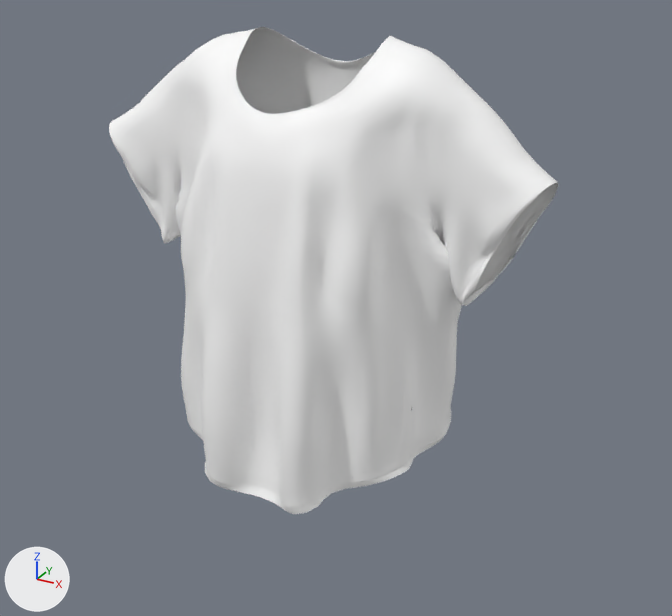
The glTF model public/3d/avatar/MEN/Body/Petite/Sizes/Tshirt/Petite_Tshirt_XL.glb as it was, and as the next commit left it.
Before and after are seen from a 50 mm camera at (13.21, -21.93, 32.01) aimed at (0.85, 0.54, 20.77). Arrows for +X, +Y and +Z are at lower left; the lights stay in place. Vertices at the same position are counted once.

The first picture shows 'TShirt_for_Genesis.008'.
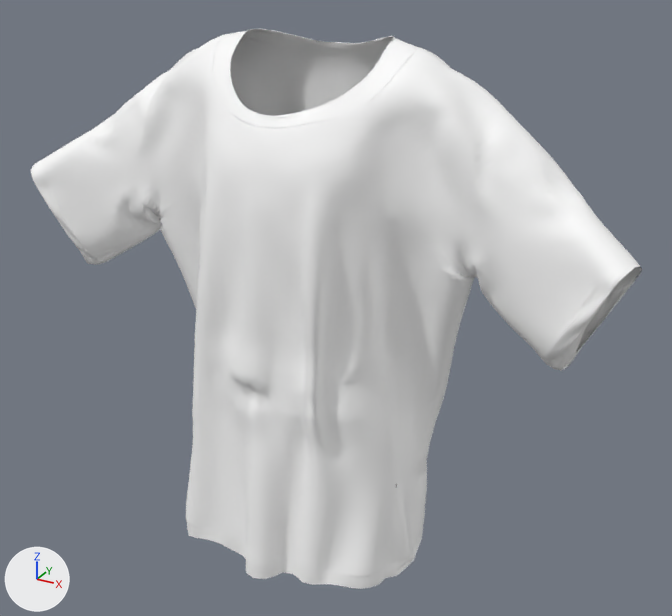
Location of each change, [x1, y1, x2, y2] in pixels of the pictures (672 x 616 px):
'TShirt_for_Genesis.008', reshaped, moved, rescaled (36% wider, 15% taller)
    before: [109, 27, 558, 514]
    after: [31, 29, 642, 589]

The change in detail:
me_tshirt_for_genesis_013 is used by ob_tshirt_for_genesis_008; location (0.0, 0.0, 0.0); rotation (1.571, 0.0, 0.0), in degrees (90, 0, 0).
me_tshirt_for_genesis_013 had 13206 vertices, 26176 faces and spanned x -7.25..7.09, y 15.68..28.65, z -3.23..3.29.
me_tshirt_for_genesis_013 now has 13206 vertices, 26176 faces and spans x -6.75..6.65, y -6.69..4.21, z -1.8..2.4.
me_tshirt_for_genesis_013 part 1: 13206 of 13206 vertices moved; they spanned x -7.25..7.09, y 15.68..28.65, z -3.23..3.29 and now span x -6.75..6.65, y -6.69..4.21, z -1.8..2.4; mean shift (0.06, -23.62, 0.5); largest move (-3.59, 28.21, -1.24) -> (-3.05, 3.46, -0.61).
Object 'TShirt_for_Genesis.008' (ob_tshirt_for_genesis_008) moves from (0.0, 0.0, 0.0) to (-0.09, 0.22, 22.52).
Object 'TShirt_for_Genesis.008' (ob_tshirt_for_genesis_008) is rescaled from (1.0, 1.0, 1.0) to (1.45, 1.45, 1.45).
